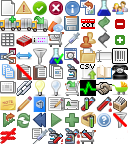
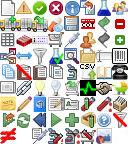
Revision of a layered (128, 144) image; what changed, layer by layer:
painted on "16x16.png" over 96, 128, 112, 144
